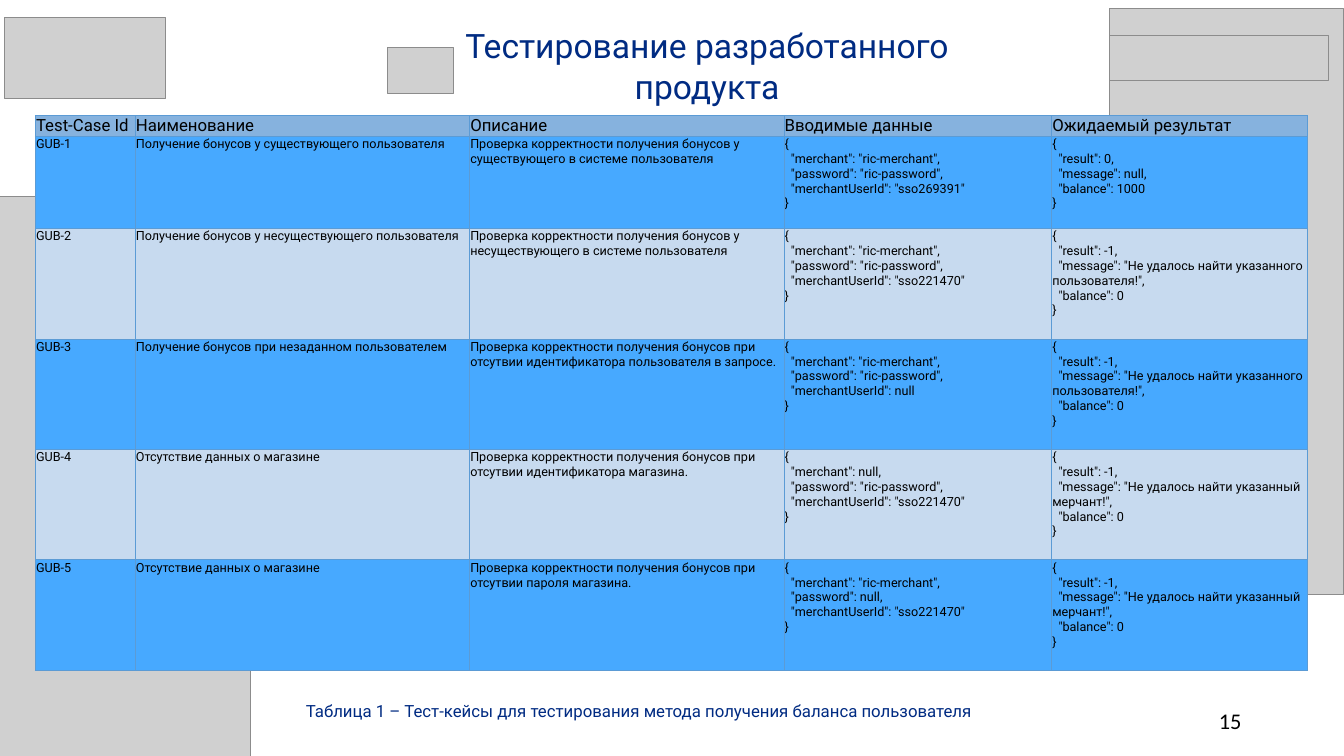
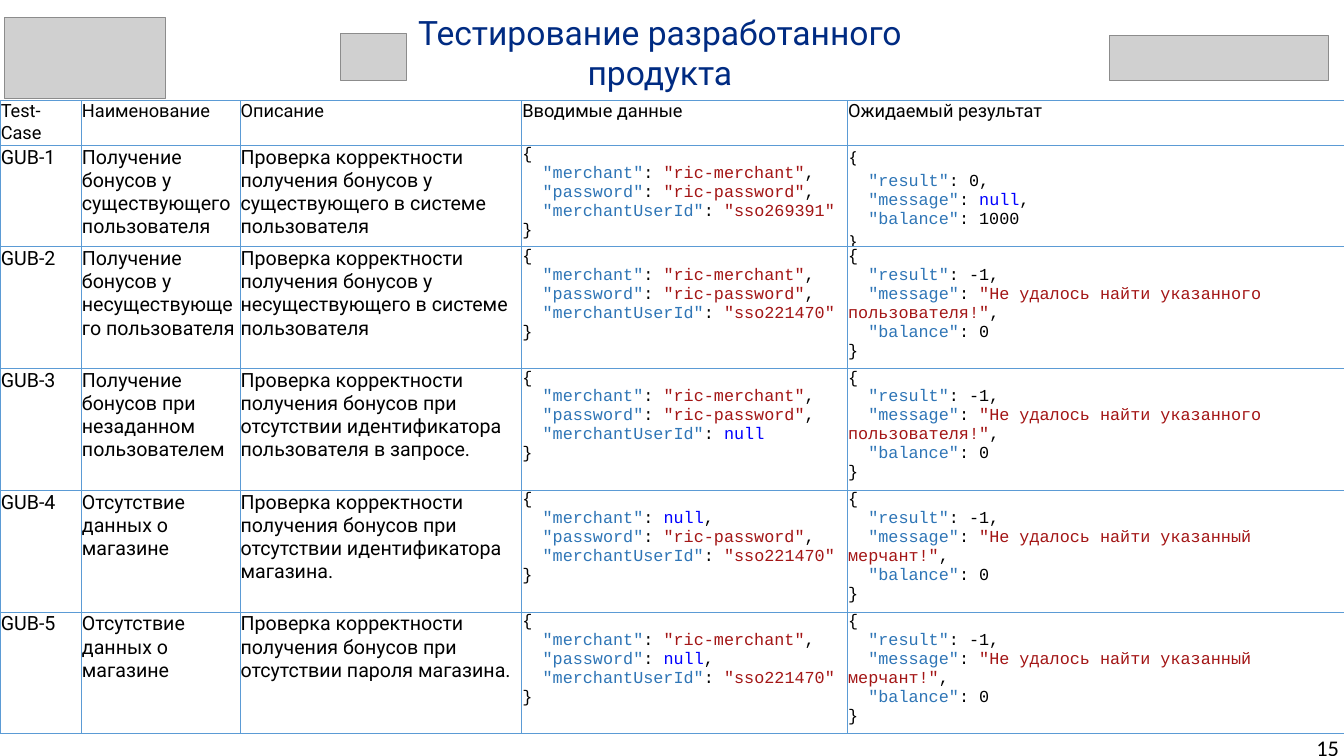
Before and after one commit to SalminaTatyana/DiplomNote, a slide deck: slide 15 of Иванова.pptx. Drawn at 1344x756 pixels with LibreOffice and Linux fonts; fonts in the diff are those of the drawing; grey boxes stand for pictures. Boxes give left, top, right and bottom in pixels: in the first picture for what was removed or moved away, otherwise in the second. Text is boxed around its words. In the diff, an @@ line names an element or a change of style, - is before the commit and + after.

```diff
--- a/Иванова.pptx
+++ b/Иванова.pptx
@@ text "Тестирование разработанного продукта": place and size @@
-text "Тестирование разработанного продукта" at (465, 32, 949, 106)
+text "Тестирование разработанного продукта" at (418, 19, 902, 92)
@@ picture removed at (1110, 9, 1344, 596) @@
@@ picture: place and size @@
-picture at (388, 47, 454, 94)
+picture at (341, 34, 406, 81)
@@ table at (0, 101, 1344, 734) @@
-row 1, column 1: Test-Case Id
+row 1, column 1: Test-Case
@@ row 2, column 4: "{ "merchant": "ric-merchant", "password": "ric-password", "merchantUserId": "sso269391" }" to "{ / "merchant": "ric-merchant", / "password": "ric-password", / "merchantUserId": "sso269391" / }" @@
@@ row 2, column 5: "{ "result": 0, "message": null, "balance": 1000 }" to "{ "result": 0, / "message": null, / "balance": 1000 }" @@
@@ row 3, column 4: "{ "merchant": "ric-merchant", "password": "ric-password", "merchantUserId": "sso221470" }" to "{ / "merchant": "ric-merchant", / "password": "ric-password", / "merchantUserId": "sso221470" / }" @@
@@ row 3, column 5: "{ "result": -1, "message": "Не удалось найти указанного пользователя!", "balance": 0 }" to "{ / "result": -1, / "message": "Не удалось найти указанного пользователя!", / "balance": 0 / }" @@
-row 4: GUB-3 | Получение бонусов при незаданном пользователем | Проверка корректности получения бонусов при отсутвии идентификатора пользователя в запросе. | { "merchant": "ric-merchant", "password": "ric-password", "merchantUserId": null } | { "result": -1, "message": "Не удалось найти указанного пользователя!", "balance": 0 }
+row 4: GUB-3 | Получение бонусов при незаданном пользователем | Проверка корректности получения бонусов при отсутствии идентификатора пользователя в запросе. | { / "merchant": "ric-merchant", / "password": "ric-password", / "merchantUserId": null / } | { / "result": -1, / "message": "Не удалось найти указанного пользователя!", / "balance": 0 / }
-row 5: GUB-4 | Отсутствие данных о магазине | Проверка корректности получения бонусов при отсутвии идентификатора магазина. | { "merchant": null, "password": "ric-password", "merchantUserId": "sso221470" } | { "result": -1, "message": "Не удалось найти указанный мерчант!", "balance": 0 }
+row 5: GUB-4 | Отсутствие данных о магазине | Проверка корректности получения бонусов при отсутствии идентификатора магазина. | { / "merchant": null, / "password": "ric-password", / "merchantUserId": "sso221470" / } | { / "result": -1, / "message": "Не удалось найти указанный мерчант!", / "balance": 0 / }
-row 6: GUB-5 | Отсутствие данных о магазине | Проверка корректности получения бонусов при отсутвии пароля магазина. | { "merchant": "ric-merchant", "password": null, "merchantUserId": "sso221470" } | { "result": -1, "message": "Не удалось найти указанный мерчант!", "balance": 0 }
+row 6: GUB-5 | Отсутствие данных о магазине | Проверка корректности получения бонусов при отсутствии пароля магазина. | { / "merchant": "ric-merchant", / "password": null, / "merchantUserId": "sso221470" / } | { / "result": -1, / "message": "Не удалось найти указанный мерчант!", / "balance": 0 / }
@@ fill #5B9BD5 at 40% opacity to #FFFFFF in row 1 @@
@@ fill #47A9FF to #FFFFFF in 15 cells @@
@@ fill #FFFFFF at 40% opacity to #FFFFFF in 10 cells @@
@@ size 12 to 13 pt in "Наименование", "Описание", "Вводимые данные", "Ожидаемый результат" @@
@@ size 9 to 14 pt in "GUB-1", "Получение бонусов у существующего пользователя", "Проверка корректности получения бонусов у существующего в ...", "GUB-2" and 8 more places @@
@@ table: place and size @@
-table at (35, 115, 1308, 670)
+table at (0, 101, 1344, 734)
@@ picture removed at (0, 197, 251, 756) @@
@@ text removed at (306, 704, 972, 721) @@
-Таблица 1 – Тест-кейсы для тестирования метода получения баланса пользователя
@@ page number rewrapped from (1219, 714, 1242, 729) to (1047, 734, 1344, 756) @@
```
Also in this commit, not shown: 10 other slides changed.
